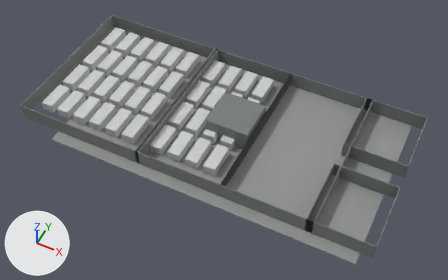
Two versions of the glTF model public/zencore/assets/main-workplace/B2.glb, one commit apart.
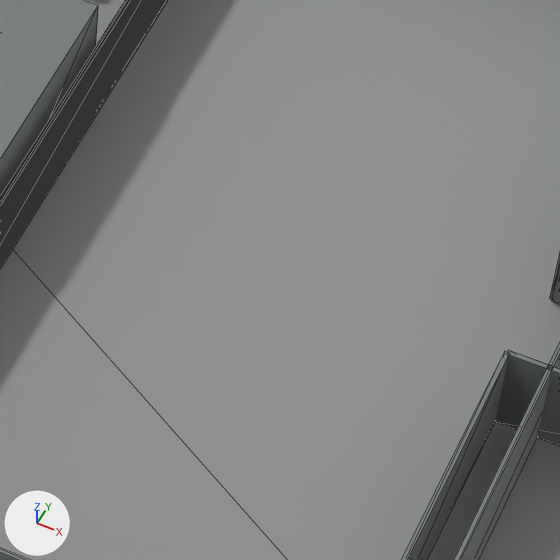
The first picture shows the older version from a 50 mm camera at (26.1, -56.1, 58.9) aimed at (-0.9, -2.1, -8.5). The close-ups show the older and then the newer version on the part from 56% to 77% of the width and 38% to 71% of the height of that picture. Only the edits that show in the close-ups are written down. Every picture has the same lights, and +X, +Y and +Z are marked at lower left. The close-ups show mesh edges as thin lines.

Before the edit, the objects in view are built like this:
```python
me_b2_slab = bpy.data.meshes.new('B2_slab')
me_b2_slab.from_pydata(...)  # a box spanning x -22.9..22.9, y -13.7..13.7, z -8.0..-7.8
me_b2_slab.materials.append(mat_defaultmaterial)
me_ev_accessible_east = bpy.data.meshes.new('ev_accessible_east')
me_ev_accessible_east.from_pydata(...)  # 8 vertices, 12 faces; spans x 16.4..16.6, y -12.0..12.0, z -7.6..-5.2
me_ev_accessible_east.materials.append(mat_defaultmaterial_052)
me_storage_south = bpy.data.meshes.new('storage_south')
me_storage_south.from_pydata(...)  # a box spanning x 15.5..24.5, y -2.06..-1.94, z -7.62..-5.22
me_storage_south.materials.append(mat_defaultmaterial_055)
ob_b2_slab = bpy.data.objects.new('B2_slab', me_b2_slab)
ob_b2_slab.location = (0.0, 0.0, 0.0)
ob_ev_accessible_east = bpy.data.objects.new('ev_accessible_east', me_ev_accessible_east)
ob_ev_accessible_east.location = (0.0, 0.0, 0.0)
ob_storage_south = bpy.data.objects.new('storage_south', me_storage_south)
ob_storage_south.location = (0.0, 0.0, 0.0)
# also in view: 'ev_accessible_west' at (3.5, 0.0, -6.4); 'B2_core' at (0.0, 0.0, -6.2); 'storage_west' at (15.5, -7.0, -6.4)
```
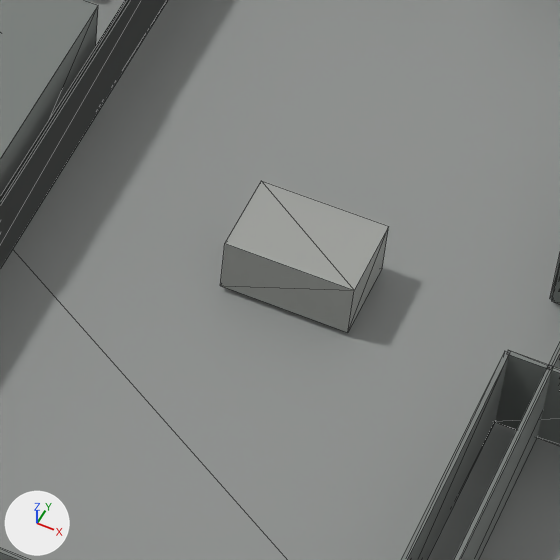
What differs and where, as boxes [x1, y1, x2, y2] in the close-ups (560 x 560 px):
'ev_accessible_equipment', added: after [220, 181, 389, 333]
'storage_south_l', unchanged, uncovered by the edit: after [495, 350, 560, 446]
'storage_south', unchanged, covered by the edit: before [495, 350, 560, 446]

What changed in the scene script:
```text
Add me_ev_accessible_equipment:
    me_ev_accessible_equipment.from_pydata(...)  # a box spanning x 8.4..11.6, y -1.1..1.1, z -7.6..-6.1
    me_ev_accessible_equipment.materials.append(mat_defaultmaterial_057)
Add ob_ev_accessible_equipment:
    ob_ev_accessible_equipment = bpy.data.objects.new('ev_accessible_equipment', me_ev_accessible_equipment)
    ob_ev_accessible_equipment.location = (0.0, 0.0, 0.0)
```
